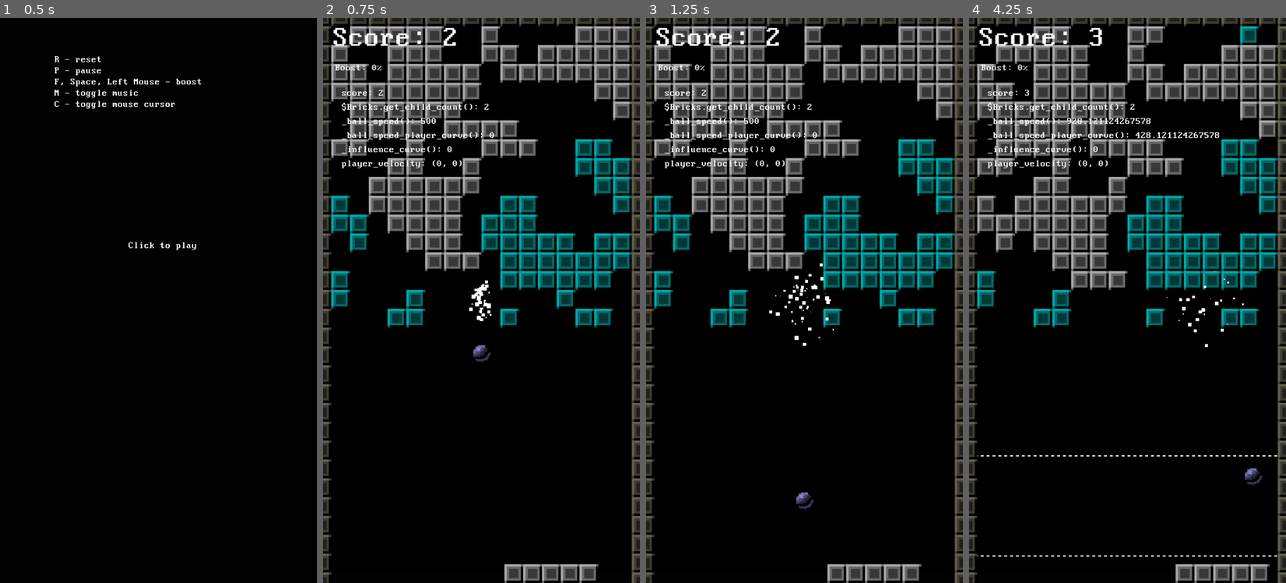
Above: before the commit, frames 1-4 (left to right).
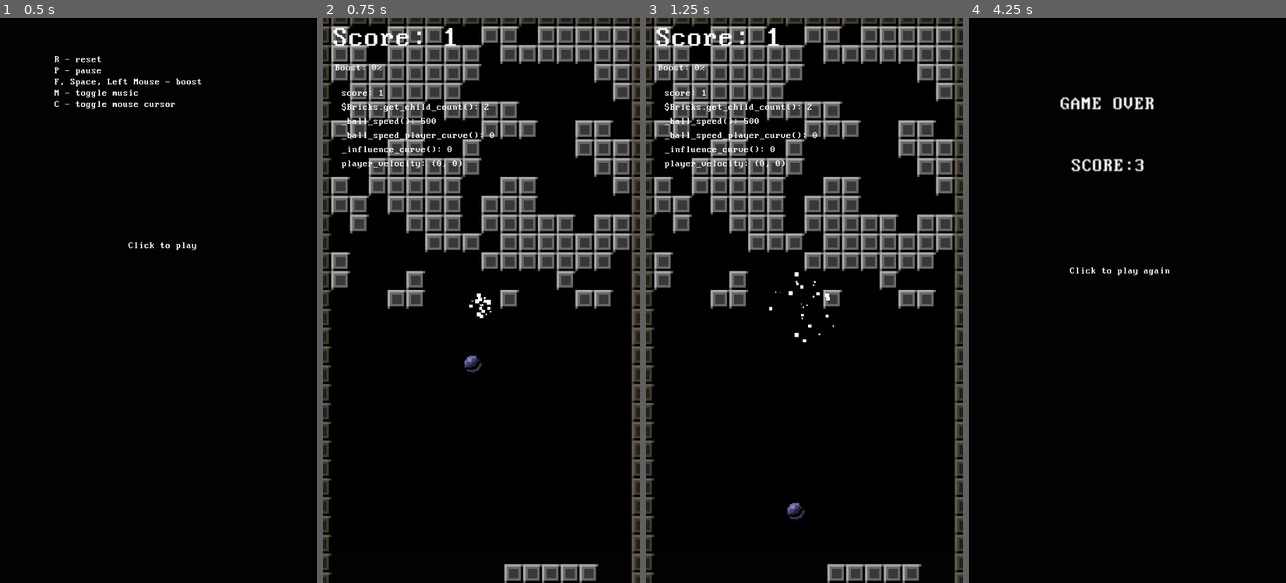
Above: after the commit, the same moments.

Repository: arunas-cesonis/pingpong2
Game: Godot game, scene res://main.tscn
Same seed, same stepped clock (60 frames per second), same inputs: the game is played once before the commit and once after it.
Inputs (mouse positions are in pixels of both pictures, inside the frame that each line leads up to):
- Up to frame 1 (0.5 s): no input
- Up to frame 2 (0.75 s): tap Enter (Start) at 0.5 s; move the mouse to (551, 272) at 0.52 s; tap F (Boost) at 0.6 s
- Up to frame 3 (1.25 s): no input
- Up to frame 4 (4.25 s): move the mouse to (1064, 328) at 1.27 s; tap Enter (Start) at 1.35, 2 s; move the mouse to (1159, 176) at 2.02 s; tap C (Toggle Cursor) at 2.1 s; move the mouse to (1111, 413) at 2.77 s; tap M (Toggle Music) at 2.85 s; move the mouse to (1222, 385) at 3.52 s; tap F (Boost) at 3.6 s

Frame 1 is identical in both runs. In frame 2, 19% of the frame differs, in the area x 2-98%, y 1-63%; in frame 3, 19%; in frame 4, 31%, in the area x 0-100%, y 0-100%.

Commit message:
Adjust brick starting position

Diff:
--- a/brick.gd
+++ b/brick.gd
@@ -9,7 +9,6 @@
 var status: Status = Status.OK
 var tween: Tween = null
 var attached: bool = false
-var was_attached: bool = false
 var velocity: Vector2 = Vector2.ZERO
 
 var UNHEALTHY: Color = Color.hex(0xc8d627ff)
@@ -53,6 +52,7 @@
 
 # Called every frame. 'delta' is the elapsed time since the previous frame.
 func _process(_delta: float) -> void:
+	return
 	if not attached:
 		modulate.r = 0.0
 	else:
--- a/bricks.gd
+++ b/bricks.gd
@@ -18,7 +18,7 @@
 
 const SCROLL_TIME := 0.2
 const SCROLL_SPAWN_TIME := 1.0
-const SCROLL_WAIT := 1.0
+const SCROLL_WAIT := 4.0
 const SMOOTH_SCROLL := false
 
 var scroll_amount := Vector2.ZERO
@@ -94,7 +94,7 @@
 		# Exit in case this node is no longer attached (i.e. a game has ended)
 		if not is_inside_tree():
 			return false
-		await get_tree().create_timer(time_per_brick, false, true).timeout
+		# await get_tree().create_timer(time_per_brick, false, true).timeout
 		_add_brick_checked(x, 0)
 
 	return true
--- a/game.gd
+++ b/game.gd
@@ -9,13 +9,16 @@
 # DONE. Mouse controls. Pad goes to mouse cursor with slight lag.
 # DONE. Slow down scrolling.
 # DONE. More gaps to extend the game.
-# Bricks that do not touch should fall down.
-# Buy power ups for score:
+
+### Buy power ups for score:
+### When score threshold is reached, allow to select one out of three.
 ## Power up how many bricks a ball can go through.
 ## Power up splash damage.
+
 ## Power up buy multiple balls.
 ## Power up critical boost other power ups.
 ## Power up horizontal boost. Limit reflection angle.
+# ????. When large chunk of bricks is detached from other bricks by collision, destroy the bricks.
 # Multi-hit brick explodes with radius.
 # Zone of influence:
 ## Destroy bricks.
--- a/game.tscn
+++ b/game.tscn
@@ -41,7 +41,7 @@
 metadata/_edit_vertical_guides_ = [-504.0]
 
 [node name="Bricks" parent="." instance=ExtResource("3_8u3lx")]
-position = Vector2(14, 14)
+position = Vector2(14, -18)
 
 [node name="Player" type="AnimatableBody2D" parent="."]
 position = Vector2(270, 944)
